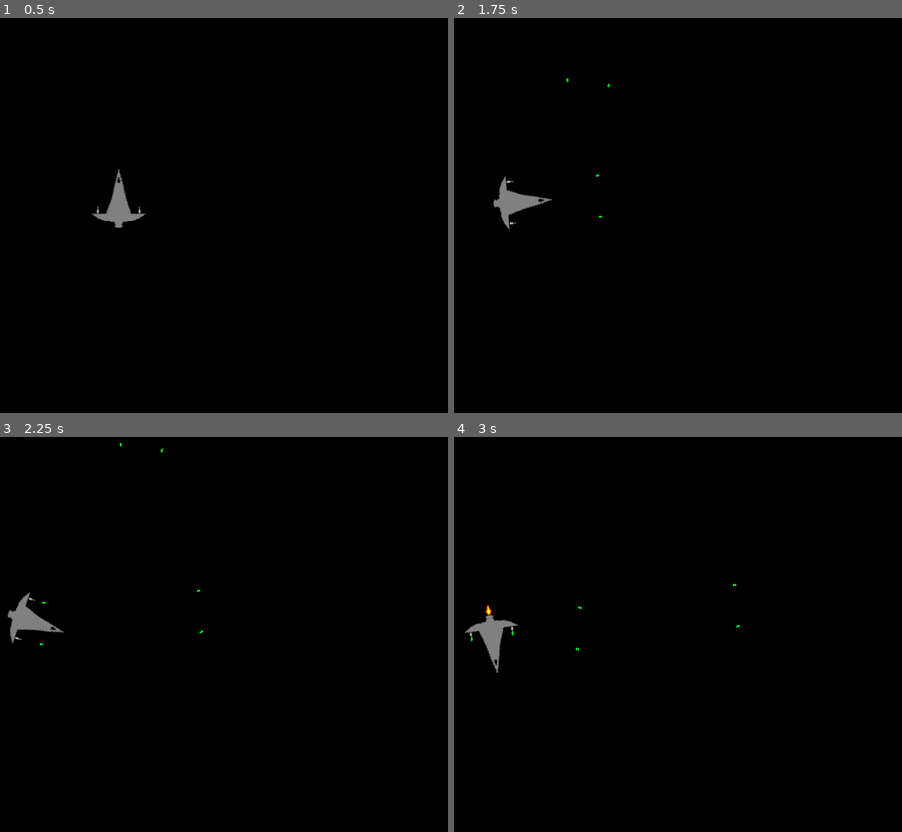
Above: before the commit, frames 1-4 (two rows, left to right).
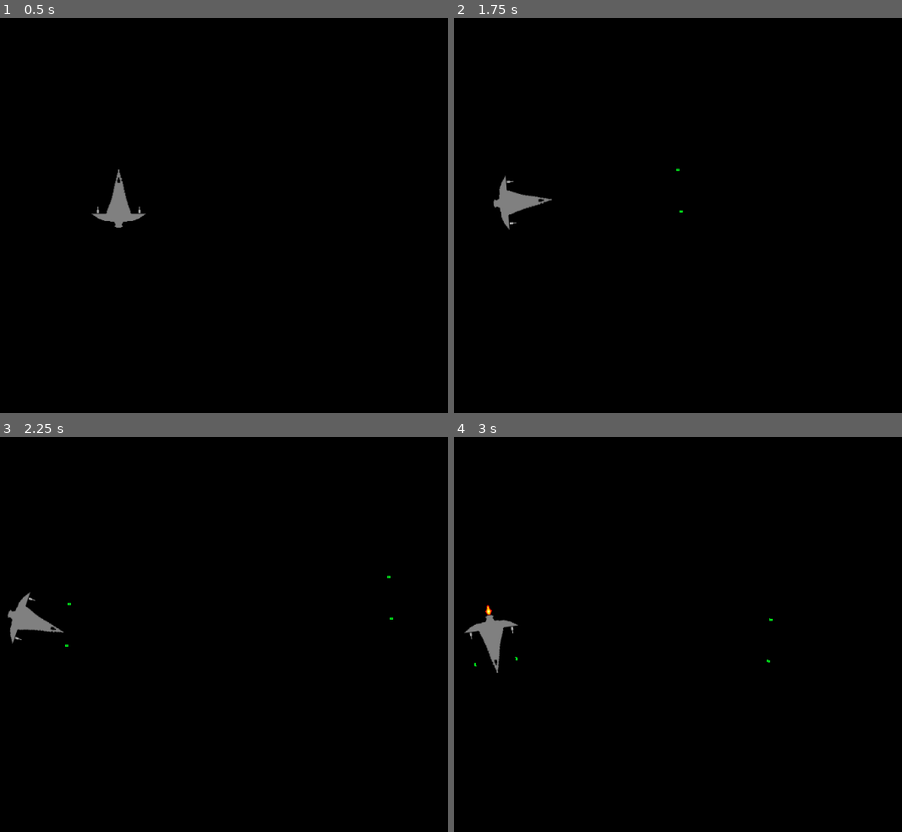
Above: after the commit, the same moments.

Repository: jlpatter/GodotSpaceShooter
Game: Godot game, scene res://src/Levels/Level1.tscn
The game is run twice, just before and just after one commit, with the same random seed, the same clock (stepped at 60 frames per second) and the same inputs. The project has no main scene, so this scene is started directly.
Inputs:
- Up to frame 1 (0.5 s): no input
- Up to frame 2 (1.75 s): tap Enter at 0.5 s; hold D (move_right) 0.53-1.28 s; tap Space (shoot) at 0.6, 1.35 s; hold S (move_down) from 1.28 s (still down)
- Up to frame 3 (2.25 s): release S (move_down) at 2.03 s; hold D (move_right) from 2.03 s (still down); tap Space (shoot) at 2.1 s
- Up to frame 4 (3 s): release D (move_right) at 2.78 s; hold W (move_up) from 2.78 s (still down); tap Space (shoot) at 2.85 s

Frame 1 is identical in both runs. In frame 2, less than 0.1% of the frame differs, in the area x 25-52%, y 15-51%; in frame 3, less than 0.1%; in frame 4, less than 0.1%, in the area x 3-72%, y 37-59%.

Commit message:
Increased speed of the bullets

Diff:
--- a/src/Actors/GreenBullet.gd
+++ b/src/Actors/GreenBullet.gd
@@ -1,6 +1,6 @@
 extends KinematicBody2D
 
-const SPEED = 10000.0
+const SPEED = 30000.0
 
 var delete_time = 10.0
 
